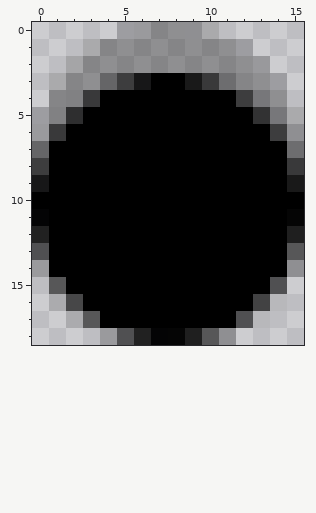
File history of a pixel-art sprite, res/sprite/hole.png. This is how it looked before the edit.
The file is 16x19 pixels. Pixels under 10% opacity are left out. Colours within 5 levels of each other are drawn and written as one.
Now the later version:
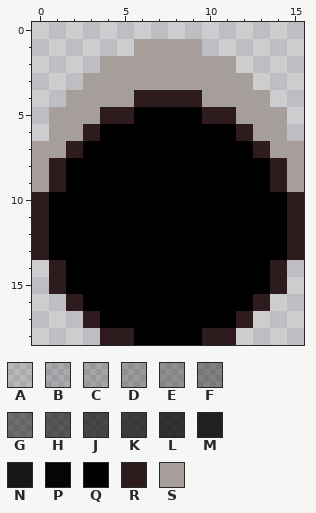
Palette (. is transparent): A #0000001a  B #0000002c  C #00000032  D #0000003f  E #0000004d  F #0000005f  G #00000077  H #00000093  J #000000a7  K #000000b3  L #000000c1  M #000000d6  N #000000e0  P #000000f9  Q #000000  R #2d1b1e  S #a69e9a
Log entry: Differ colors for power_bar value.
Diff:
Changed rows in their new state; - is an unchanged pixel.
first column x 0:
 0 -----......-----
 1 ---...SSSS...---
 2 --..SSSSSSSS..--
 3 -..SSSSSSSSSS..-
 4 -.SSSSRRRRSSSS.-
 5 .SSSRR----RRSSS.
 6 .SSR--------RSS.
 7 SSR----------RSS
 8 SR------------RS
 9 SR------------RS
10 R--------------R
11 R--------------R
12 R--------------R
13 R--------------R
14 .R------------R.
15 -R------------R-
16 -.R----------R.-
17 --.R--------R.--
18 ----RRQQQQRR----
